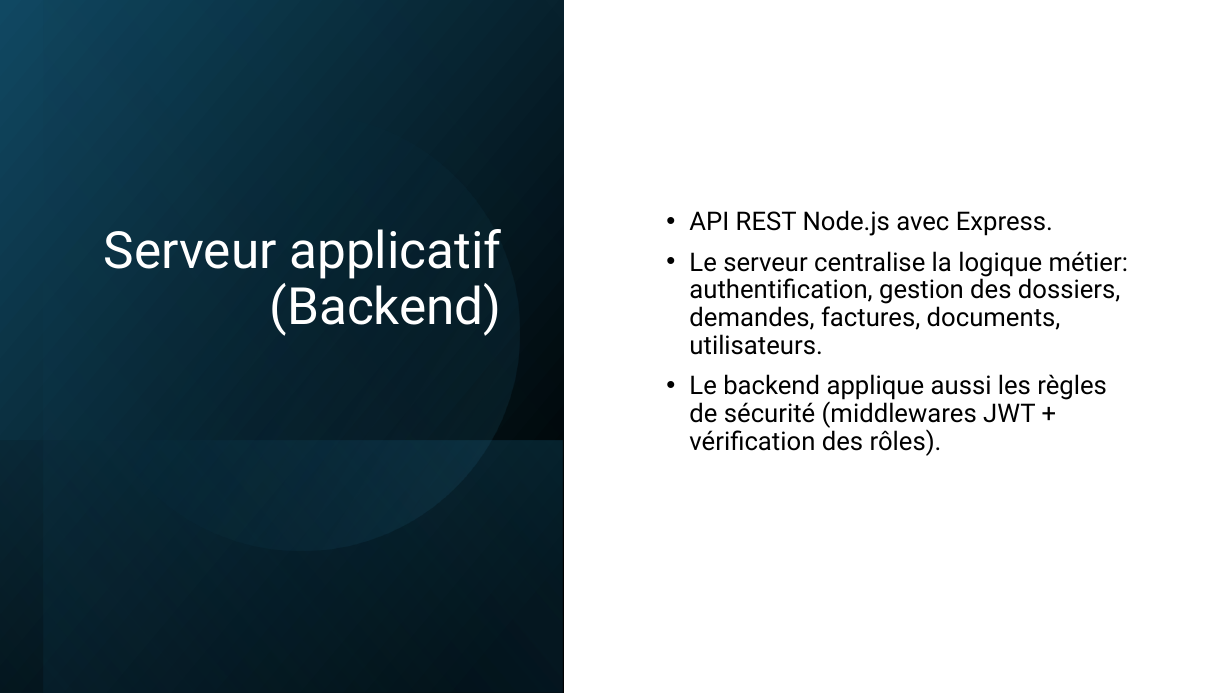
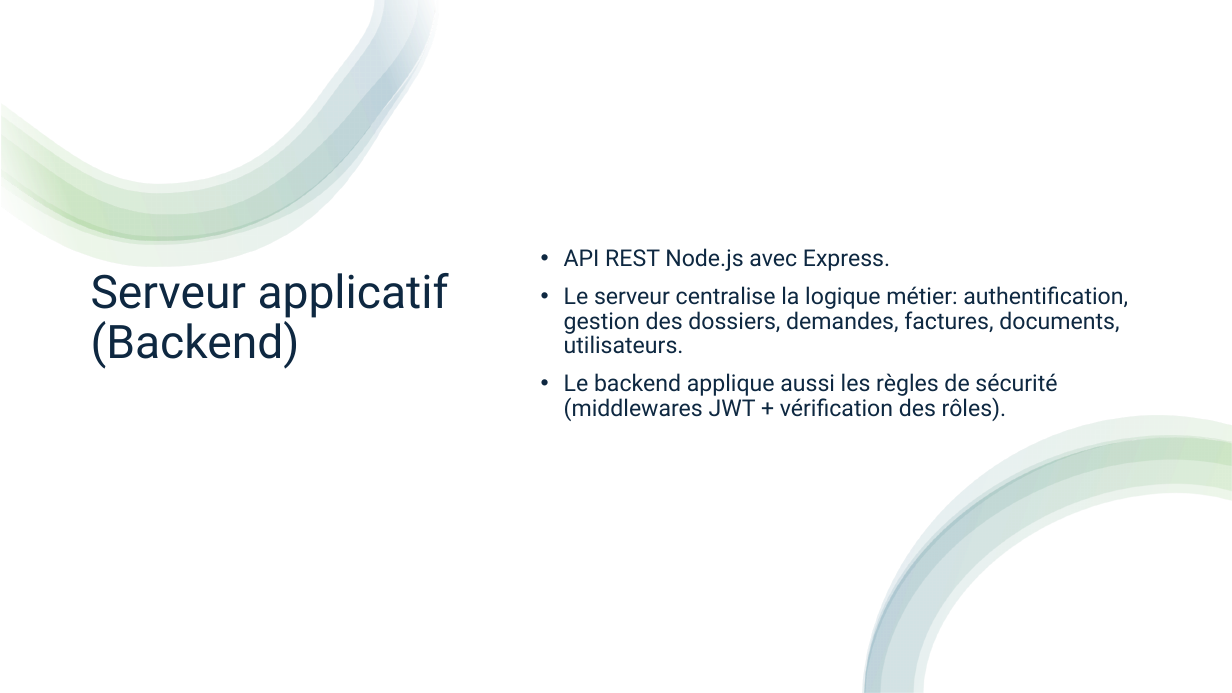
Before and after one commit to xpelletier07/Projet_Site_Immigration, a slide deck: slide 7 of Mandats/Mandat_3/Présentation.pptx (slide 22 before the commit). Drawn at 1232x693 pixels with LibreOffice and Linux fonts; fonts in the diff are those of the drawing. Boxes give left, top, right and bottom in pixels: in the first picture for what was removed or moved away, otherwise in the second. Text is boxed around its words. In the diff, an @@ line names an element or a change of style, - is before the commit and + after.

```diff
--- a/Mandats/Mandat_3/Présentation.pptx
+++ b/Mandats/Mandat_3/Présentation.pptx
@@ rectangle removed at box(0, 0, 564, 693) @@
@@ rectangle added at box(0, 0, 1232, 693), fill #FFFFFF @@
@@ group added at box(2, 0, 439, 267): 4 freeform shapes @@
@@ rectangle removed at box(44, 0, 564, 693) @@
@@ ellipse removed at box(44, 74, 559, 589) @@
@@ title "Serveur applicatif (Backend)": place and size @@
-title "Serveur applicatif (Backend)" at box(104, 229, 502, 336)
+title "Serveur applicatif (Backend)" at box(91, 273, 449, 369)
@@ title "Serveur applicatif (Backend)" at box(91, 273, 449, 369): size 40 to 36 pt, text colour #FFFFFF to #0E2841; alignment right to left; vertical alignment bottom to middle @@
@@ text "API REST Node.js avec Express.": place and size @@
-text "API REST Node.js avec Express." at box(689, 210, 1128, 456)
+text "API REST Node.js avec Express." at box(564, 248, 1128, 421)
@@ text "API REST Node.js avec Express." at box(564, 248, 1128, 421): size 20 to 18 pt, text colour #000000 to #0E2841 @@
@@ group added at box(863, 416, 1232, 693): 4 freeform shapes @@
@@ rectangle removed at box(0, 440, 563, 693) @@
```
Also in this commit, not shown: 14 other slides changed, 17 slides removed.
